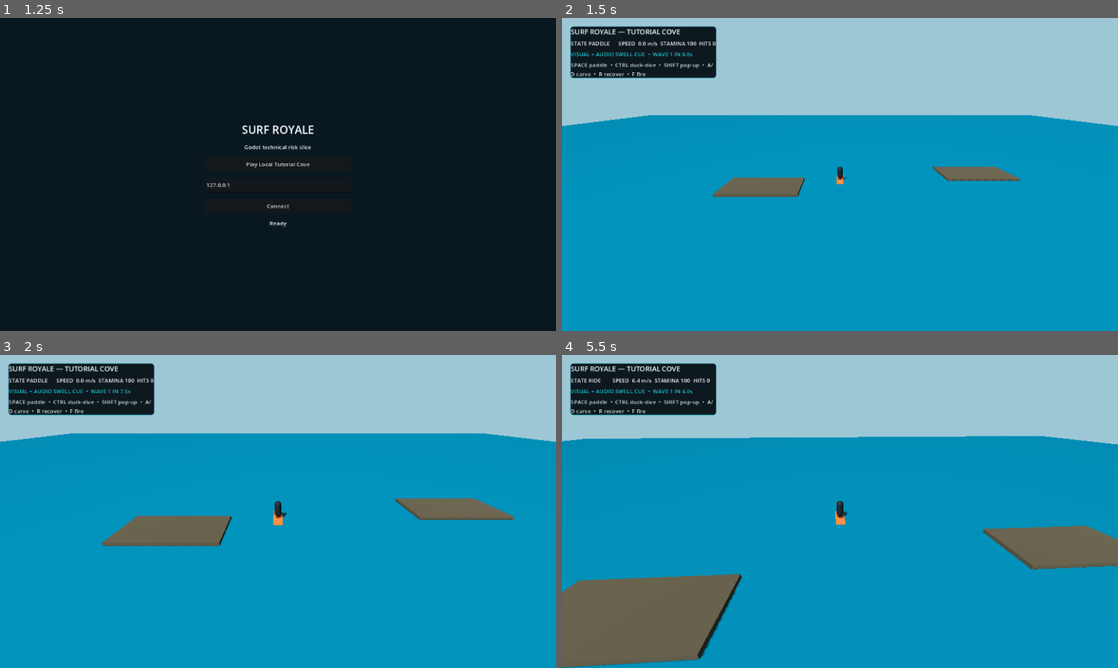
Above: before the commit, frames 1-4 (two rows, left to right).
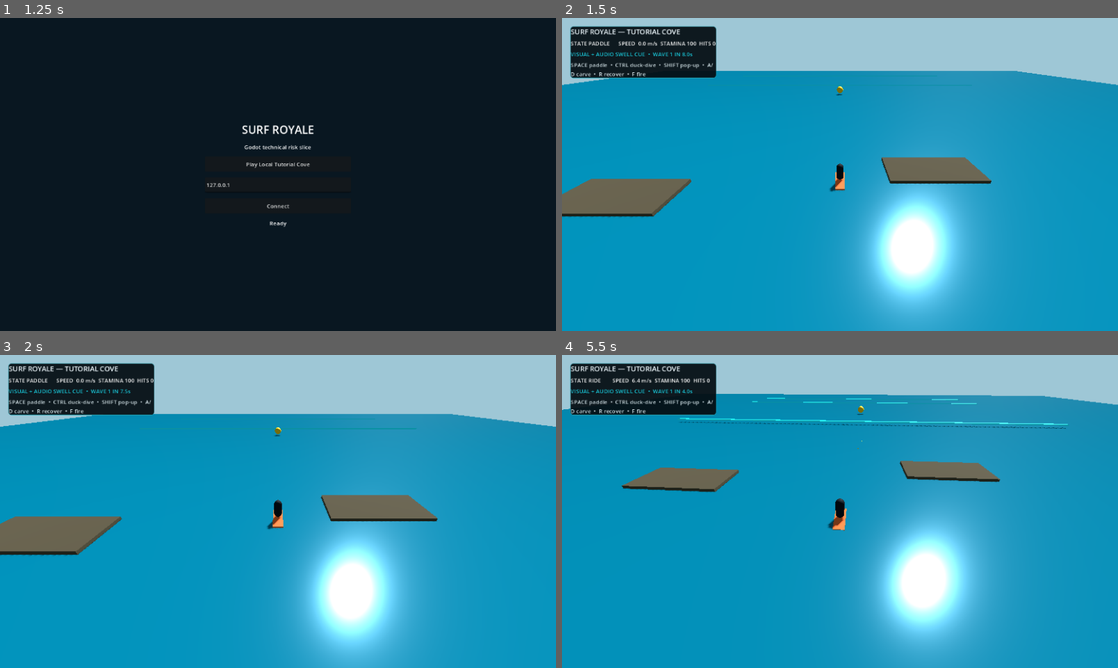
Above: after the commit, the same moments.

Repository: VrajGupta/Surf-Royale
Game: Godot game, scene res://src/app/main.tscn
Same seed, same stepped clock (60 frames per second), same inputs: the game is played once before the commit and once after it.
Inputs (mouse positions are in pixels of both pictures, inside the frame that each line leads up to):
- Up to frame 1 (1.25 s): tap Enter at 0.5 s; move the mouse to (400, 158) at 0.52 s; hold D from 0.53 s (still down); hold F from 0.53 s (still down); click (400, 158) at 0.67 s; tap Space at 0.77 s
- Up to frame 2 (1.5 s): release D at 1.25 s; release F at 1.25 s; click "Play Local Tutorial Cove" at 1.25 s
- Up to frame 3 (2 s): no input
- Up to frame 4 (5.5 s): drag from (728, 527) to (812, 574) at 2.02 s; move the mouse to (895, 442) at 2.77 s; hold D 2.78-3.5 s; hold Shift 2.78-3.5 s; drag from (812, 574) to (673, 464) at 3.52 s; move the mouse to (1006, 558) at 4.27 s; hold A 4.28-5 s; hold F 4.28-5 s; tap Space at 4.52 s; drag from (673, 464) to (756, 433) at 5.02 s

Frame 1 is identical in both runs. In frame 2, 35% of the frame differs, in the area x 0-100%, y 16-100%; in frame 3, 30%; in frame 4, 43%, in the area x 0-100%, y 12-100%.

Commit message:
Harden network authority in Part 3 audit
Co-Authored-By: Claude <noreply@anthropic.com>

Diff:
--- a/src/network/network_session.gd
+++ b/src/network/network_session.gd
@@ -12,6 +12,7 @@
 const SERVER_OCEAN_SEED := 20260718
 const ONE_WAY_DELAY_SECONDS := 0.05
 const DROP_INTERVAL := 50
+const MAX_INPUT_SEQUENCE_ADVANCE := 120
 
 var _is_server := false
 var _client_label := 0
@@ -29,21 +30,26 @@
 var _server_controllers: Dictionary = {}
 var _server_inputs: Dictionary = {}
 var _server_fire_latches: Dictionary = {}
+var _server_last_input_sequence: Dictionary = {}
 var _server_player_hp: Dictionary = {}
 var _server_board_hp: Dictionary = {}
 var _server_projectiles: Array[Dictionary] = []
 var _snapshot_queue: Array[Dictionary] = []
 var _clients_seen_total := 0
 var _server_fire_requests := 0
+var _server_accepted_inputs := 0
+var _server_rejected_input_sequences := 0
 var _server_hits := 0
 var _server_water_cutoffs := 0
 
 var _client_controller: Variant
+var _client_ocean_seed := -1
 var _input_queue: Array[Dictionary] = []
 var _corrections := CorrectionTrackerType.new()
 var _snapshot_count := 0
 var _false_state_transitions := 0
 var _fire_sent := false
+var _duplicate_input_sent := false
 
 func start_server(port: int, duration_seconds: float, result_path: String) -> int:
 	_is_server = true
@@ -143,6 +149,18 @@
 				"recover": false,
 				"fire": input.fire,
 			},
+		})
+	if not _duplicate_input_sent and _connected_elapsed >= 2.0:
+		_duplicate_input_sent = true
+		_input_queue.append({
+			"deliver_at": _elapsed + ONE_WAY_DELAY_SECONDS,
+			"sequence": maxi(_sequence - 5, 0),
+			"payload": {"steer": -1.0, "paddle": false, "fire": true},
+		})
+		_input_queue.append({
+			"deliver_at": _elapsed + ONE_WAY_DELAY_SECONDS,
+			"sequence": 2_000_000,
+			"payload": {"steer": 1.0, "paddle": false, "fire": true},
 		})
 	_flush_input_queue()
 
@@ -188,14 +206,16 @@
 	_server_controllers[peer_id] = controller
 	_server_inputs[peer_id] = SurfInputType.new()
 	_server_fire_latches[peer_id] = false
+	_server_last_input_sequence[peer_id] = -1
 	_server_player_hp[peer_id] = 100
 	_server_board_hp[peer_id] = 100
-	server_hello.rpc_id(peer_id, controller.position)
+	server_hello.rpc_id(peer_id, controller.position, SERVER_OCEAN_SEED)
 
 func _on_server_peer_disconnected(peer_id: int) -> void:
 	_server_controllers.erase(peer_id)
 	_server_inputs.erase(peer_id)
 	_server_fire_latches.erase(peer_id)
+	_server_last_input_sequence.erase(peer_id)
 	_snapshot_queue = _snapshot_queue.filter(
 		func(packet: Dictionary) -> bool: return int(packet.peer_id) != peer_id
 	)
@@ -211,8 +231,9 @@
 		_finish_client(_snapshot_count >= 30, "server completed soak")
 
 @rpc("authority", "call_remote", "reliable")
-func server_hello(initial_position: Vector3) -> void:
-	_client_controller = SurfControllerType.new(OceanTruthType.new(1000 + _client_label))
+func server_hello(initial_position: Vector3, ocean_seed: int) -> void:
+	_client_ocean_seed = ocean_seed
+	_client_controller = SurfControllerType.new(OceanTruthType.new(_client_ocean_seed))
 	_client_controller.position = initial_position
 	_connected = true
 	_connected_elapsed = 0.0
@@ -225,6 +246,12 @@
 	var sender := multiplayer.get_remote_sender_id()
 	if not _server_controllers.has(sender) or sequence < 0:
 		return
+	var last_sequence := int(_server_last_input_sequence.get(sender, -1))
+	if sequence <= last_sequence or sequence > last_sequence + MAX_INPUT_SEQUENCE_ADVANCE:
+		_server_rejected_input_sequences += 1
+		return
+	_server_last_input_sequence[sender] = sequence
+	_server_accepted_inputs += 1
 	var sanitized: Variant = InputValidator.sanitize(payload)
 	var fire_was_pressed := bool(_server_fire_latches.get(sender, false))
 	if sanitized.fire and not fire_was_pressed:
@@ -334,7 +361,10 @@
 		"elapsed": _elapsed,
 		"missed_tick_rate": missed_tick_rate,
 		"clients_seen": _clients_seen_total,
+		"ocean_seed": SERVER_OCEAN_SEED,
 		"sidearm_fire_requests": _server_fire_requests,
+		"accepted_inputs": _server_accepted_inputs,
+		"rejected_input_sequences": _server_rejected_input_sequences,
 		"sidearm_hits": _server_hits,
 		"water_cutoffs": _server_water_cutoffs,
 		"minimum_player_hp": minimum_player_hp,
@@ -352,6 +382,7 @@
 		"mode": "client",
 		"label": _client_label,
 		"connected": _connected,
+		"ocean_seed": _client_ocean_seed,
 		"snapshots": _snapshot_count,
 		"p95_correction_m": correction_p95,
 		"false_state_transitions": _false_state_transitions,
--- a/src/world/tutorial_cove.gd
+++ b/src/world/tutorial_cove.gd
@@ -155,7 +155,7 @@
 	add_child(target)
 
 	_camera = Camera3D.new()
-	_camera.position = Vector3(0.0, 10.0, 14.0)
+	_camera.position = Vector3(0.0, 10.0, -26.0)
 	_camera.current = true
 	add_child(_camera)
 
@@ -229,7 +229,7 @@
 	_board.position = base_position + Vector3(0.0, 0.12, 0.0)
 	_surfer.position = base_position + Vector3(0.0, 0.95, 0.0)
 	_surfer.visible = _controller.state not in [SurfControllerType.State.WIPEOUT, SurfControllerType.State.TREAD]
-	_camera.position = _camera.position.lerp(base_position + Vector3(0.0, 8.0, 13.0), 0.08)
+	_camera.position = _camera.position.lerp(base_position + Vector3(0.0, 8.0, -13.0), 0.08)
 	_camera.look_at(base_position + Vector3(0.0, 0.7, 0.0), Vector3.UP)
 	_status_label.text = "STATE %-10s  SPEED %4.1f m/s  STAMINA %3d  HITS %d" % [
 		_state_name(_controller.state),
Binary file changed: docs/evidence/m4-2026-07-18-tutorial-cove.png
Not shown, added: .claude/agents/part3-surf-royale.md
Not shown, changed: README.md
Not shown, changed: docs/evidence/README.md
Not shown, added: handoffs/2026-07-18-part3-godot-risk-slice-audit.md
Not shown, changed: handoffs/2026-07-18-t006-integrated-slice.md
Not shown, changed: scripts/verify.sh
Not shown, changed: tracker/technical-map.md
Not shown, added: tracker/technical-tickets/007-part3-network-authority-audit.md
